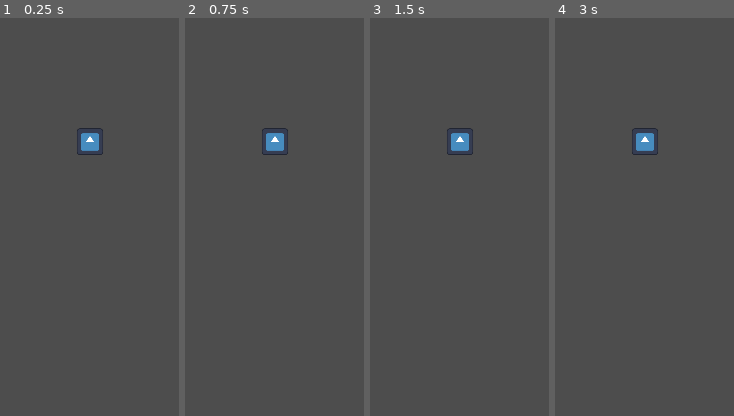
Above: before the commit, frames 1-4 (left to right).
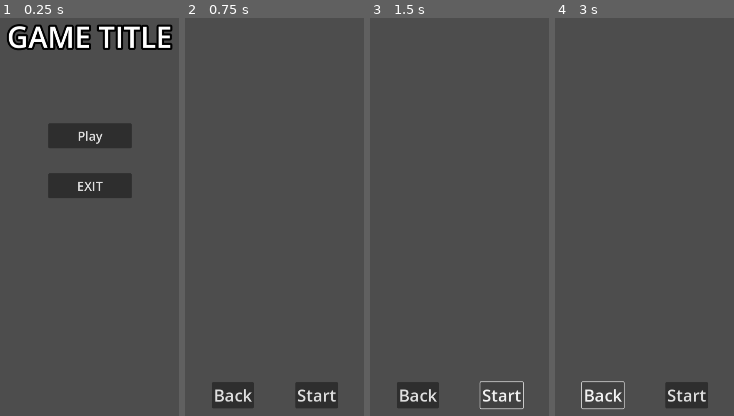
Above: after the commit, the same moments.

Repository: WilliamRelken/open_ball_game
Game: Godot game, scene res://scenes/menus/main/Main.tscn
Two runs of this game, one before a commit and one after it. Both use one fixed random seed, a clock stepped at 60 frames per second and the inputs below. Before the commit the project starts from res://scenes/map/Map.tscn. The engine's default icon, where the game draws it, is replaced by a stand-in: a white triangle on a blue panel in a dark square.
Inputs (mouse positions are in pixels of both pictures, inside the frame that each line leads up to):
- Up to frame 1 (0.25 s): no input
- Up to frame 2 (0.75 s): click (274, 137) at 0.5 s, where only the run after the commit has a clickable "Play"
- Up to frame 3 (1.5 s): click (502, 396) at 1.25 s, where only the run after the commit has a clickable "Start"
- Up to frame 4 (3 s): click (687, 396) at 2 s, where only the run after the commit has a clickable "Start"; click (603, 396) at 2.75 s, where only the run after the commit has a clickable "Back"

The runs differ from the first frame. In frame 1, 9.9% of the frame differs, in the area x 3-97%, y 1-46%; in frame 2, 3.5%; in frame 3, 2.6%; in frame 4, 2.5%.
Error after the commit: Cannot call method 'get_path' on a null value. (res://scenes/menus/SceneButton.gd:13)

Commit message:
added leaving character select (currently only controllers can join)

Diff:
--- a/project.godot
+++ b/project.godot
@@ -11,7 +11,7 @@
 [application]
 
 config/name="Open League"
-run/main_scene="res://scenes/map/Map.tscn"
+run/main_scene="res://scenes/menus/main/Main.tscn"
 config/features=PackedStringArray("4.2", "GL Compatibility")
 config/icon="res://icon.svg"
 
@@ -69,6 +69,12 @@
 , Object(InputEventJoypadButton,"resource_local_to_scene":false,"resource_name":"","device":-1,"button_index":2,"pressure":0.0,"pressed":true,"script":null)
 ]
 }
+bunt={
+"deadzone": 0.5,
+"events": [Object(InputEventMouseButton,"resource_local_to_scene":false,"resource_name":"","device":-1,"window_id":0,"alt_pressed":false,"shift_pressed":false,"ctrl_pressed":false,"meta_pressed":false,"button_mask":2,"position":Vector2(170, 11),"global_position":Vector2(174, 52),"factor":1.0,"button_index":2,"canceled":false,"pressed":true,"double_click":false,"script":null)
+, Object(InputEventJoypadButton,"resource_local_to_scene":false,"resource_name":"","device":-1,"button_index":1,"pressure":0.0,"pressed":true,"script":null)
+]
+}
 move_left={
 "deadzone": 0.5,
 "events": [Object(InputEventKey,"resource_local_to_scene":false,"resource_name":"","device":-1,"window_id":0,"alt_pressed":false,"shift_pressed":false,"ctrl_pressed":false,"meta_pressed":false,"pressed":false,"keycode":0,"physical_keycode":65,"key_label":0,"unicode":97,"echo":false,"script":null)
--- a/scenes/menus/character_select/CharacterSelect.gd
+++ b/scenes/menus/character_select/CharacterSelect.gd
@@ -1,5 +1,6 @@
 extends Control
 
+const MAX_PLAYERS = 4
 var player_devices: Array[int] = []
 
 # Called when the node enters the scene tree for the first time.
@@ -10,11 +11,19 @@
 func _process(delta):
 	var players = %PlayerList.get_children()
 	for id in Input.get_connected_joypads():
-		if (MultiplayerInput.is_action_just_pressed(id, "jump") and id not in player_devices and len(players) < 4):
+		if (MultiplayerInput.is_action_just_pressed(id, "jump") and id not in player_devices and len(players) < MAX_PLAYERS):
 			var new_player = load("res://scenes/menus/character_select/player_box/PlayerBox.tscn")
 			var scene = new_player.instantiate()
 			scene.set_device_id.emit(id)
 			%PlayerList.add_child(scene)
+	player_devices = get_players()
+
+func get_players():
+	var id_list: Array[int] = []
+	var players = %PlayerList.get_children()
+	for player in players:
+		id_list.push_back(player.device_id)
+	return id_list
 
 func is_not_taken(player):
 	return !player.device_selected
--- a/scenes/menus/character_select/player_box/PlayerBox.gd
+++ b/scenes/menus/character_select/player_box/PlayerBox.gd
@@ -6,7 +6,8 @@
 
 # Called every frame. 'delta' is the elapsed time since the previous frame.
 func _process(delta):
-	pass
+	if (MultiplayerInput.is_action_pressed(device_id, "bunt")):
+		self.queue_free()
 
 func _on_set_device_id(id: int):
 	device_id = id
